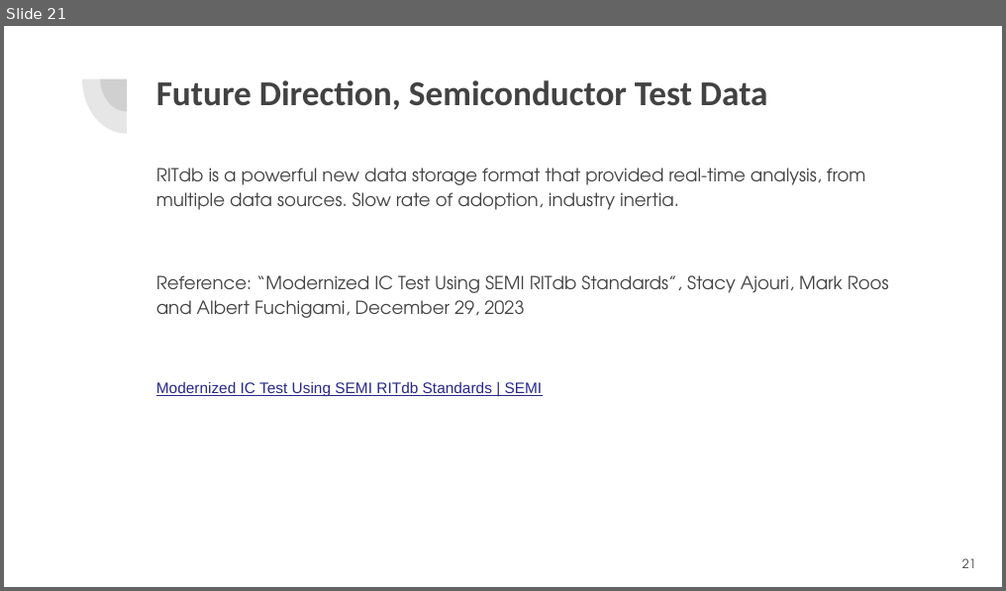
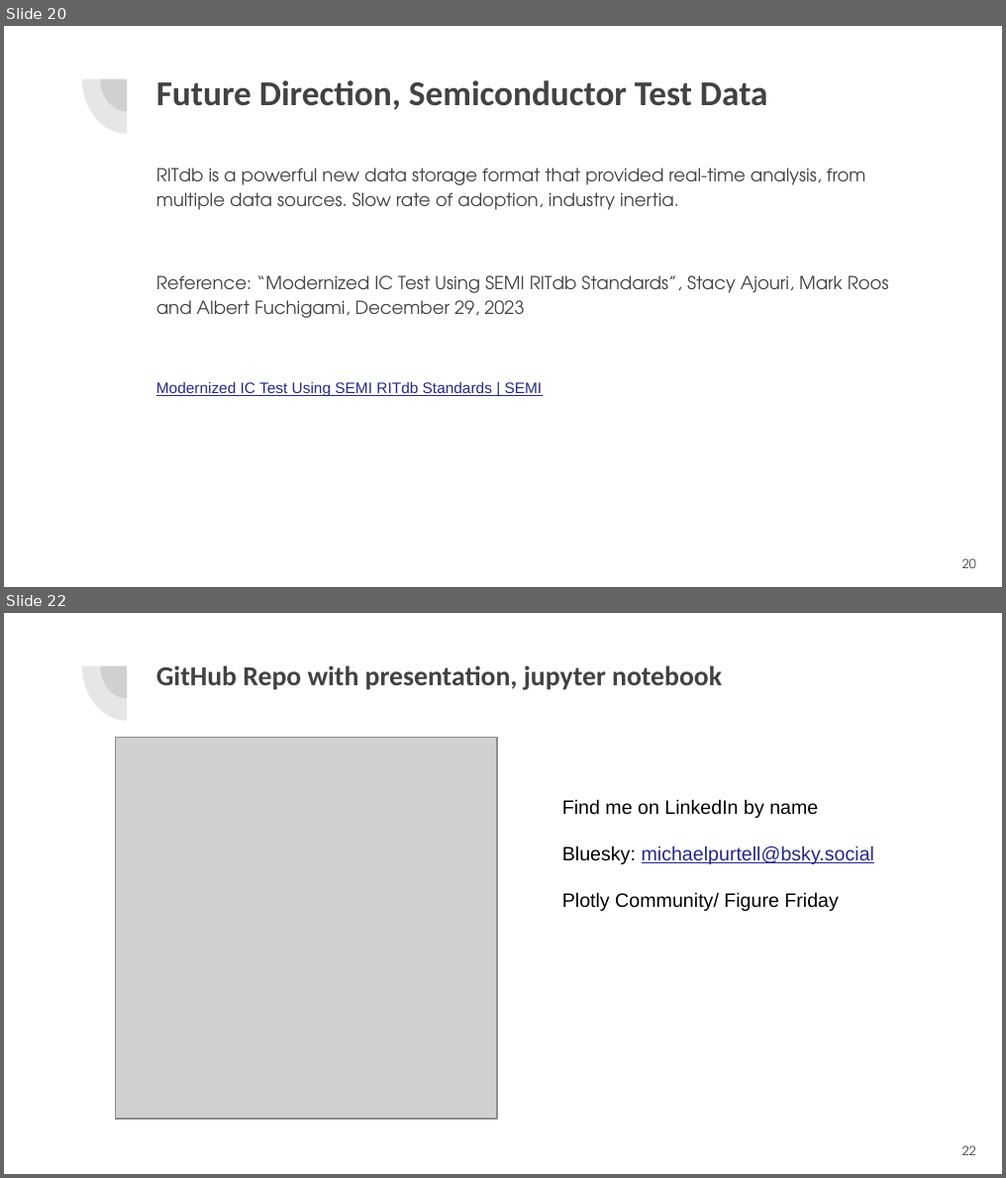
Before and after one commit to Mike-Purtell/bay_piggies_2025_June_26, a slide deck: Bay_Piggies_2025_06_26.pptx. Shown one above the other, each under a label of ours: slide 21 before the commit, slides 20 and 22 after it; the slides between them are not shown. The pictures are 1006x591 and 1006x1178 pixels, drawn with LibreOffice and Linux fonts; fonts in the diff are those of the drawing; grey boxes stand for pictures. Boxes give left, top, right and bottom in pixels: in the first picture for what was removed or moved away, otherwise in the second. Text is boxed around its words. In the diff, an @@ line names an element or a change of style, - is before the commit and + after.

```diff
--- a/Bay_Piggies_2025_06_26.pptx
+++ b/Bay_Piggies_2025_06_26.pptx
@@ slide 22 added at bbox=[4, 613, 1002, 1174], background #FFFFFF; not listed: 2 template elements that a slide beside it also shows @@
@@ title added at bbox=[156, 665, 722, 690], 19.8 pt, text #424242, bold @@
+GitHub Repo with presentation, jupyter notebook
@@ picture added at bbox=[116, 738, 497, 1119] @@
@@ text added at bbox=[562, 799, 874, 911], 14 pt, text #000000 @@
+Find me on LinkedIn by name
+Bluesky: michaelpurtell@bsky.social
+Plotly Community/ Figure Friday
@@ page number added at bbox=[962, 1146, 976, 1156], 9 pt, text #424242 @@
+22
@@ what was slide 21 is now slide 20 @@
@@ page number at bbox=[962, 559, 976, 569]: text changed @@
-21
+20
```
Also in this commit, not shown: 1 slide changed, 1 slide removed, 13 other files.
